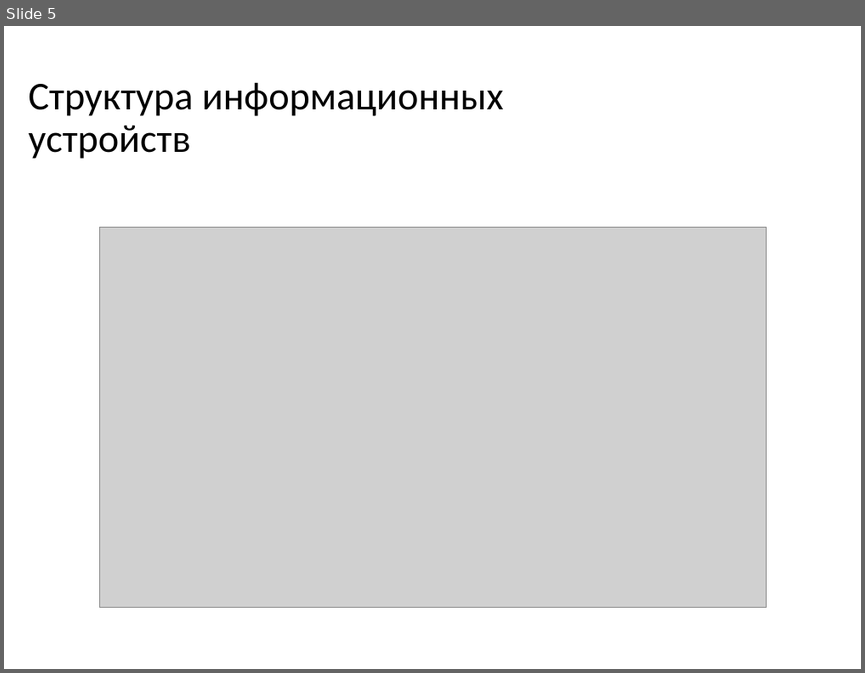
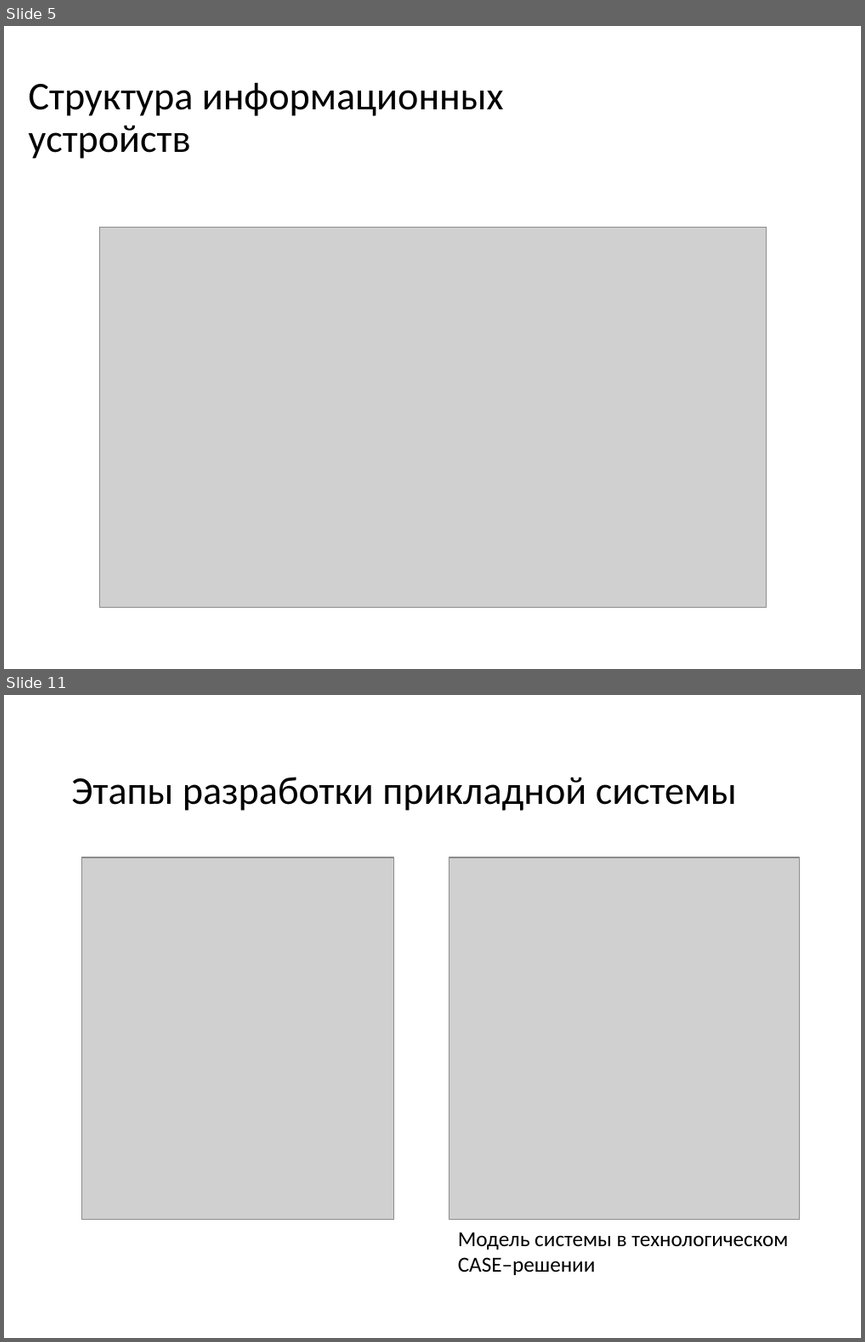
Before and after one commit to dimamatrusmat/domaxadlamena, a slide deck: Презентации/Обобщающая презентация.pptm. Shown one above the other, each under a label of ours: slide 5 before the commit, slides 5 and 11 after it; the slides between them are not shown. The pictures are 865x673 and 865x1342 pixels, drawn with LibreOffice and Linux fonts; fonts in the diff are those of the drawing; grey boxes stand for pictures. Boxes give left, top, right and bottom in pixels: in the first picture for what was removed or moved away, otherwise in the second. Text is boxed around its words. In the diff, an @@ line names an element or a change of style, - is before the commit and + after.

```diff
--- a/Презентации/Обобщающая презентация.pptm
+++ b/Презентации/Обобщающая презентация.pptm
@@ slide 11 added at [4, 695, 861, 1338], background #FFFFFF @@
@@ title added at [71, 777, 737, 811], 33 pt, text #000000 @@
+Этапы разработки прикладной системы
@@ picture added at [81, 858, 393, 1219] @@
@@ picture added at [449, 858, 800, 1219] @@
@@ text added at [458, 1231, 788, 1275], 18 pt, text #000000 @@
+Модель системы в технологическом CASE–решении
```
Also in this commit, not shown: 4 slides changed, 13 other slides added, 20 slides removed, 2 other files.
